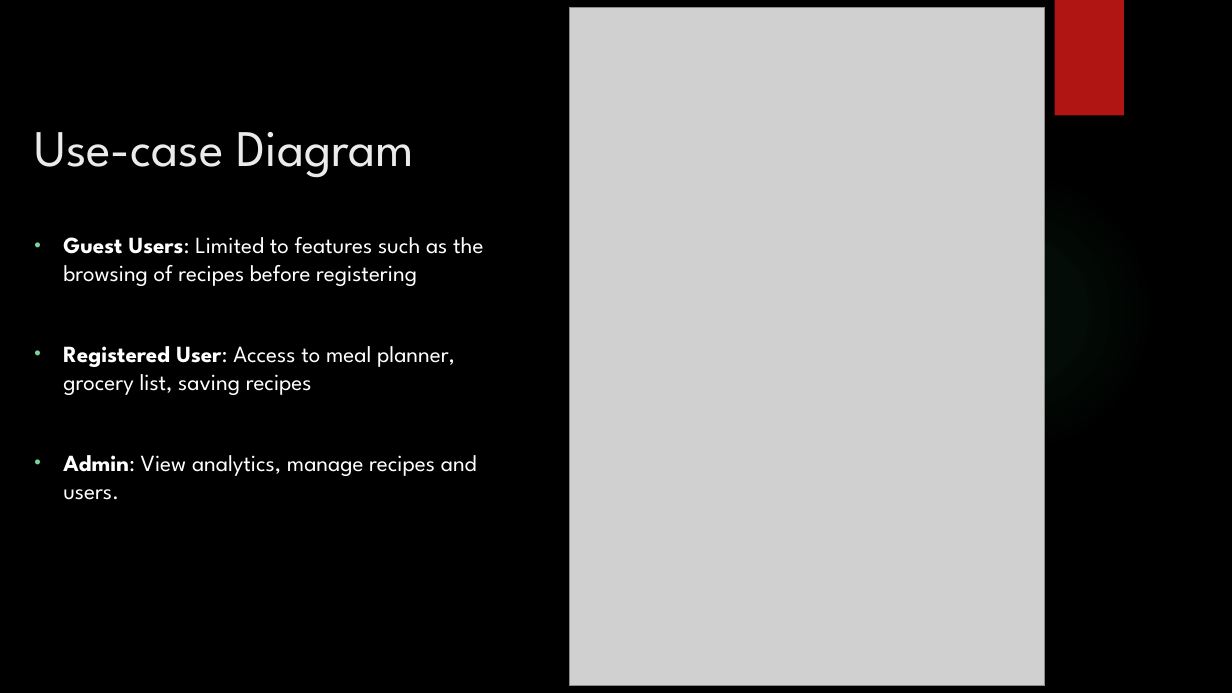
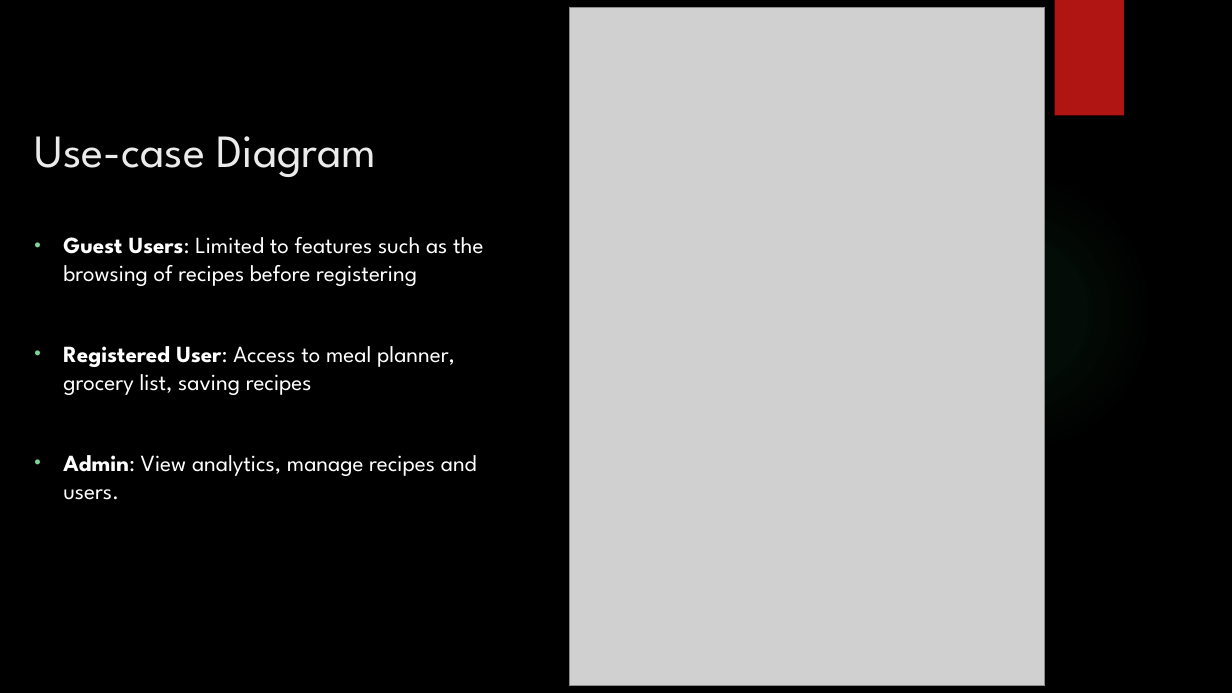
Before and after one commit to NathanTh3Gr3at/ITPV302_Project, a slide deck: slide 5 of PowerPoint Slides/ITPV302 - Presentation.pptx. Drawn at 1232x693 pixels with LibreOffice and Linux fonts; fonts in the diff are those of the drawing; grey boxes stand for pictures; background and template pictures are left out. Boxes give left, top, right and bottom in pixels: in the first picture for what was removed or moved away, otherwise in the second. Text is boxed around its words. In the diff, an @@ line names an element or a change of style, - is before the commit and + after.

```diff
--- a/PowerPoint Slides/ITPV302 - Presentation.pptx
+++ b/PowerPoint Slides/ITPV302 - Presentation.pptx
@@ title "Use-case Diagram" at (x1=34, y1=136, x2=376, y2=177): size 40 to 36 pt @@
```
Also in this commit, not shown: 2 other slides changed, 1 slide added.
